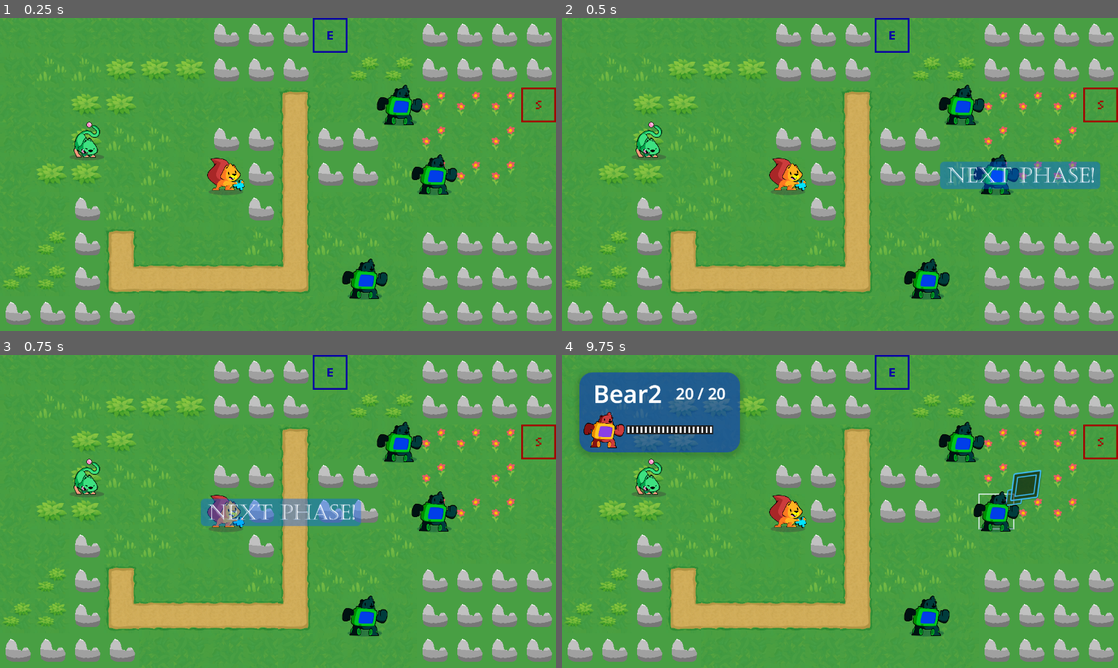
Above: before the commit, frames 1-4 (two rows, left to right).
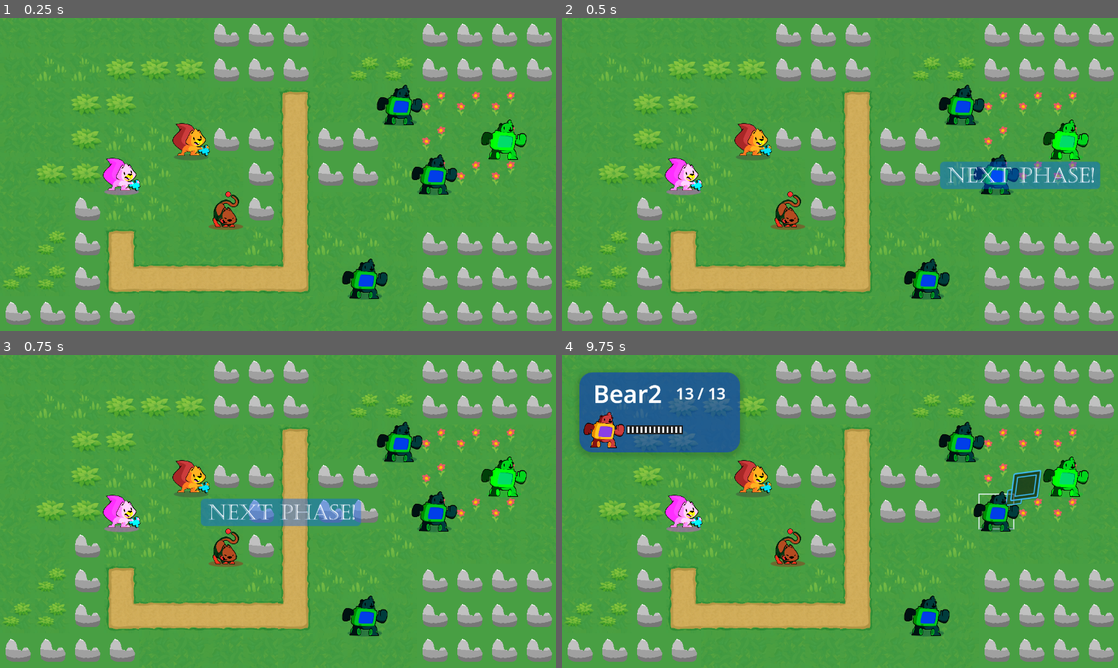
Above: after the commit, the same moments.

Repository: mojius/FarmStrategy
Game: Godot game, scene res://Main.tscn
Two runs of this game, one before a commit and one after it. Both use one fixed random seed, a clock stepped at 60 frames per second and the inputs below.
Inputs (mouse positions are in pixels of both pictures, inside the frame that each line leads up to):
- Up to frame 1 (0.25 s): no input
- Up to frame 2 (0.5 s): no input
- Up to frame 3 (0.75 s): move the mouse to (400, 495) at 0.52 s; press the mouse at (400, 495) at 0.53 s; hold Right (ui_right) from 0.53 s (still down)
- Up to frame 4 (9.75 s): tap Space (ui_accept) at 0.77, 1.52, 2.75, 3.02, 3.5, 3.77, 4.25, 4.52, 5, 5.75, 6.02, 6.77, 7.52, 9.02 s; move the mouse to (728, 527) at 1.27 s; release Right (ui_right) at 1.28 s; release the mouse at (728, 527) at 1.28 s; hold Down (ui_down) 1.28-2.03 s; click (728, 527) at 1.35 s; tap Enter at 2 s; move the mouse to (895, 442) at 2.02 s; hold Right (ui_right) 2.03-2.78 s; hold , (flop_language) 2.03-2.78 s; click (895, 442) at 2.3 s; move the mouse to (812, 574) at 2.77 s; hold Up (ui_up) 2.78-3.53 s; click (812, 574) at 2.85 s; move the mouse to (1006, 558) at 3.52 s; press the mouse at (1006, 558) at 3.53 s; hold Left (ui_left) 3.53-5.03 s; tap Escape (ui_cancel) at 4.15 s; move the mouse to (673, 464) at 4.27 s; release the mouse at (673, 464) at 4.28 s; tap , (flop_language) at 4.35, 8.85 s; click (673, 464) at 4.55 s; move the mouse to (867, 511) at 5.02 s; press the mouse at (867, 511) at 5.03 s; hold Down (ui_down) 5.03-5.78 s; move the mouse to (756, 433) at 5.77 s; release the mouse at (756, 433) at 5.78 s; hold Right (ui_right) 5.78-6.53 s; click (756, 433) at 5.85 s; move the mouse to (962, 495) at 6.52 s; hold Up (ui_up) 6.53-7.28 s; hold , (flop_language) 6.53-7.28 s; click (962, 495) at 6.8 s; move the mouse to (728, 527) at 7.27 s; hold Right (ui_right) 7.28-8.03 s; click (728, 527) at 7.35 s; move the mouse to (895, 442) at 8.02 s; press the mouse at (895, 442) at 8.03 s; hold Down (ui_down) 8.03-8.78 s; move the mouse to (812, 574) at 8.77 s; release the mouse at (812, 574) at 8.78 s; hold Left (ui_left) 8.78-9.53 s; click (812, 574) at 9.05 s; move the mouse to (1006, 558) at 9.52 s; press the mouse at (1006, 558) at 9.53 s; hold Up (ui_up) from 9.53 s (still down)

The runs differ from the first frame. In frame 1, 3.5% of the frame differs, in the area x 12-100%, y 0-68%; in frame 2, 3.5%; in frame 3, 3.4%; in frame 4, 3.7%.

Commit message:
Moved units, the test map around

Diff:
--- a/CMPM171-Group6/Combat/CombatObject.gd
+++ b/CMPM171-Group6/Combat/CombatObject.gd
@@ -82,6 +82,8 @@
 	var reversed := health_points.get_children()
 	reversed.reverse()
 
+
+	# Chip off health while you chip off the active elements.
 	for element in reversed:
 		if element.texture.current_frame == 0: continue
 		if damage == -1: break
--- a/CMPM171-Group6/GameBoard/GameBoard.gd
+++ b/CMPM171-Group6/GameBoard/GameBoard.gd
@@ -329,7 +329,7 @@
 		var _patrol_start = _active_unit.find_child("Start")
 		var _patrol_end = _active_unit.find_child("End")
 		var _patroling = false
-		if(_patrol_start!=null and _patrol_end!=null and path.size() == 9999):
+		if(_patrol_start and _patrol_end):
 			_patroling = true
 			var _nearest_cell
 			if(!_patrol_start.visited):
--- a/CMPM171-Group6/Main.tscn
+++ b/CMPM171-Group6/Main.tscn
@@ -3,61 +3,77 @@
 [ext_resource type="PackedScene" uid="uid://de53ukdqyusan" path="res://Background/Map.tscn" id="1_khjdm"]
 [ext_resource type="Script" path="res://GameBoard/GameBoard.gd" id="2_hx4vu"]
 [ext_resource type="PackedScene" uid="uid://8rtjsul3c7ym" path="res://Units/Unit.tscn" id="2_n3f5l"]
-[ext_resource type="PackedScene" uid="uid://cefp73bur6v0t" path="res://UnitOverlay/UnitOverlay.tscn" id="4_sf86o"]
+[ext_resource type="PackedScene" uid="uid://cefp73bur6v0t" path="res://Units/UnitOverlay/UnitOverlay.tscn" id="4_sf86o"]
 [ext_resource type="PackedScene" uid="uid://bmuue0dlmkw5u" path="res://GameBoard/Cursor/Cursor.tscn" id="4_xbrol"]
 [ext_resource type="PackedScene" uid="uid://bxbdtgea1xr7" path="res://GameBoard/UnitPath.tscn" id="6_xwtul"]
 [ext_resource type="Texture2D" uid="uid://ck05qwlp8ti8h" path="res://Units/squirrel.png" id="8_bib8g"]
 [ext_resource type="Texture2D" uid="uid://b8ihnph4238fy" path="res://Units/bear.png" id="8_r13vx"]
 [ext_resource type="Texture2D" uid="uid://bncyyswwdl0lc" path="res://Units/bugcat.png" id="9_mrwsr"]
 [ext_resource type="Script" path="res://Units/Stats.gd" id="10_6aeo4"]
-[ext_resource type="PackedScene" uid="uid://bnrnasnqnj55b" path="res://UnitChildren/unit_patrol_start.tscn" id="11_ef84u"]
 [ext_resource type="PackedScene" uid="uid://cfemajau2fdnq" path="res://UI/HighlightInfoUI.tscn" id="11_o3oh6"]
-[ext_resource type="PackedScene" uid="uid://c45u5heig8e6k" path="res://UnitChildren/unit_patrol_end.tscn" id="12_i3ggw"]
 
-[sub_resource type="Resource" id="Resource_s0pxj"]
+[sub_resource type="Resource" id="Resource_dyqpy"]
 resource_local_to_scene = true
 script = ExtResource("10_6aeo4")
-max_hp = 20
+max_hp = 19
 hp_override = false
 override = 2
-attack = 8
-defense = 4
+attack = 5
+defense = 1
 
-[sub_resource type="Resource" id="Resource_ti4hd"]
+[sub_resource type="Resource" id="Resource_3hoi8"]
+resource_local_to_scene = true
+script = ExtResource("10_6aeo4")
+max_hp = 15
+hp_override = false
+override = 2
+attack = 7
+defense = 2
+
+[sub_resource type="Resource" id="Resource_hgu4f"]
+resource_local_to_scene = true
+script = ExtResource("10_6aeo4")
+max_hp = 18
+hp_override = false
+override = 0
+attack = 4
+defense = 3
+
+[sub_resource type="Resource" id="Resource_d073m"]
 resource_local_to_scene = true
 script = ExtResource("10_6aeo4")
 max_hp = 20
 hp_override = true
-override = 5
+override = 14
 attack = 3
 defense = 2
 
-[sub_resource type="Resource" id="Resource_8bd0u"]
+[sub_resource type="Resource" id="Resource_6frqt"]
 resource_local_to_scene = true
 script = ExtResource("10_6aeo4")
-max_hp = 20
+max_hp = 14
+hp_override = false
+override = 0
+attack = 7
+defense = 4
+
+[sub_resource type="Resource" id="Resource_jl5y0"]
+resource_local_to_scene = true
+script = ExtResource("10_6aeo4")
+max_hp = 13
 hp_override = false
 override = 1
-attack = 5
-defense = 4
+attack = 4
+defense = 2
 
-[sub_resource type="Resource" id="Resource_8ew1f"]
+[sub_resource type="Resource" id="Resource_tcesk"]
 resource_local_to_scene = true
 script = ExtResource("10_6aeo4")
-max_hp = 20
+max_hp = 13
 hp_override = false
 override = 1
-attack = 5
-defense = 4
-
-[sub_resource type="Resource" id="Resource_gsnd7"]
-resource_local_to_scene = true
-script = ExtResource("10_6aeo4")
-max_hp = 20
-hp_override = false
-override = 0
-attack = 8
-defense = 4
+attack = 4
+defense = 2
 
 [node name="Main" type="Node2D"]
 
@@ -80,29 +96,48 @@
 [node name="UnitPathArrow" parent="GameBoard" instance=ExtResource("6_xwtul")]
 
 [node name="Skwele" parent="GameBoard" instance=ExtResource("2_n3f5l")]
-position = Vector2(520, 360)
-stats = SubResource("Resource_s0pxj")
+position = Vector2(440, 280)
+stats = SubResource("Resource_dyqpy")
+move_range = 7
 skin = ExtResource("8_bib8g")
+move_speed = 500
+
+[node name="Skwele2" parent="GameBoard" instance=ExtResource("2_n3f5l")]
+modulate = Color(4.142, 1.183, 8.876, 1)
+position = Vector2(280, 360)
+stats = SubResource("Resource_3hoi8")
+skin = ExtResource("8_bib8g")
+move_speed = 500
+
+[node name="Kitty" parent="GameBoard" instance=ExtResource("2_n3f5l")]
+modulate = Color(2.959, 0.331, 0.248, 1)
+position = Vector2(520, 440)
+stats = SubResource("Resource_hgu4f")
+move_range = 5
+skin = ExtResource("9_mrwsr")
 move_speed = 500
 
 [node name="Bear" parent="GameBoard" instance=ExtResource("2_n3f5l")]
 modulate = Color(0, 1, 1, 1)
 position = Vector2(920, 200)
-stats = SubResource("Resource_ti4hd")
+stats = SubResource("Resource_d073m")
 _faction = "Enemy"
 skin = ExtResource("8_r13vx")
 move_speed = 500
 
-[node name="Start" parent="GameBoard/Bear" instance=ExtResource("11_ef84u")]
-position = Vector2(1240, 200)
-
-[node name="End" parent="GameBoard/Bear" instance=ExtResource("12_i3ggw")]
-position = Vector2(760, 40)
+[node name="Bear4" parent="GameBoard" instance=ExtResource("2_n3f5l")]
+modulate = Color(0, 3.55, 0.456, 1)
+position = Vector2(1160, 280)
+stats = SubResource("Resource_6frqt")
+move_range = 1
+_faction = "Enemy"
+skin = ExtResource("8_r13vx")
+move_speed = 500
 
 [node name="Bear2" parent="GameBoard" instance=ExtResource("2_n3f5l")]
 modulate = Color(0, 1, 1, 1)
 position = Vector2(1000, 360)
-stats = SubResource("Resource_8bd0u")
+stats = SubResource("Resource_jl5y0")
 _faction = "Enemy"
 skin = ExtResource("8_r13vx")
 move_speed = 500
@@ -110,15 +145,9 @@
 [node name="Bear3" parent="GameBoard" instance=ExtResource("2_n3f5l")]
 modulate = Color(0, 1, 1, 1)
 position = Vector2(840, 600)
-stats = SubResource("Resource_8ew1f")
+stats = SubResource("Resource_tcesk")
 _faction = "Enemy"
 skin = ExtResource("8_r13vx")
-move_speed = 500
-
-[node name="Kitty" parent="GameBoard" instance=ExtResource("2_n3f5l")]
-position = Vector2(200, 280)
-stats = SubResource("Resource_gsnd7")
-skin = ExtResource("9_mrwsr")
 move_speed = 500
 
 [connection signal="cursor_enable" from="GameBoard" to="GameBoard/Cursor" method="_on_game_board_cursor_enable"]
--- a/CMPM171-Group6/UnitChildren/unit_patrol_end.tscn
+++ /dev/null
@@ -1,9 +0,0 @@
-[gd_scene load_steps=3 format=3 uid="uid://c45u5heig8e6k"]
-
-[ext_resource type="Texture2D" uid="uid://b240dphd2ev2m" path="res://UnitChildren/Patrol_End.png" id="2_7cah6"]
-[ext_resource type="Script" path="res://UnitChildren/PatrolPoint.gd" id="2_p2pfc"]
-
-[node name="End" type="Sprite2D"]
-top_level = true
-texture = ExtResource("2_7cah6")
-script = ExtResource("2_p2pfc")
--- a/CMPM171-Group6/UnitChildren/unit_patrol_start.tscn
+++ /dev/null
@@ -1,9 +0,0 @@
-[gd_scene load_steps=3 format=3 uid="uid://bnrnasnqnj55b"]
-
-[ext_resource type="Texture2D" uid="uid://1ginoal22uq3" path="res://UnitChildren/Patrol_Start.png" id="1_qdgxo"]
-[ext_resource type="Script" path="res://UnitChildren/PatrolPoint.gd" id="2_lhb8s"]
-
-[node name="Start" type="Sprite2D"]
-top_level = true
-texture = ExtResource("1_qdgxo")
-script = ExtResource("2_lhb8s")
--- a/CMPM171-Group6/UnitChildren/PatrolPoint.gd
+++ b/CMPM171-Group6/Units/UnitChildren/PatrolPoint.gd
@@ -9,6 +9,7 @@
 @export var cell := Vector2.ZERO : set = set_cell
 
 func _ready():
+	hide()
 	# The following lines initialize the `cell` property and snap the unit to the cell's center on the map.
 	self.cell = grid.calculate_grid_coordinates(position)
 	position = grid.calculate_map_position(cell)
--- /dev/null
+++ b/CMPM171-Group6/Units/UnitChildren/unit_patrol_end.tscn
@@ -0,0 +1,9 @@
+[gd_scene load_steps=3 format=3 uid="uid://c45u5heig8e6k"]
+
+[ext_resource type="Texture2D" uid="uid://b240dphd2ev2m" path="res://Units/UnitChildren/Patrol_End.png" id="2_7cah6"]
+[ext_resource type="Script" path="res://Units/UnitChildren/PatrolPoint.gd" id="2_p2pfc"]
+
+[node name="End" type="Sprite2D"]
+top_level = true
+texture = ExtResource("2_7cah6")
+script = ExtResource("2_p2pfc")
--- /dev/null
+++ b/CMPM171-Group6/Units/UnitChildren/unit_patrol_start.tscn
@@ -0,0 +1,9 @@
+[gd_scene load_steps=3 format=3 uid="uid://bnrnasnqnj55b"]
+
+[ext_resource type="Texture2D" uid="uid://1ginoal22uq3" path="res://Units/UnitChildren/Patrol_Start.png" id="1_qdgxo"]
+[ext_resource type="Script" path="res://Units/UnitChildren/PatrolPoint.gd" id="2_lhb8s"]
+
+[node name="Start" type="Sprite2D"]
+top_level = true
+texture = ExtResource("1_qdgxo")
+script = ExtResource("2_lhb8s")
--- a/CMPM171-Group6/UnitOverlay/UnitOverlay.tscn
+++ b/CMPM171-Group6/Units/UnitOverlay/UnitOverlay.tscn
@@ -1,7 +1,7 @@
 [gd_scene load_steps=3 format=3 uid="uid://cefp73bur6v0t"]
 
-[ext_resource type="TileSet" uid="uid://di831spkp4ue6" path="res://UnitOverlay/unit_overlay_tileset.tres" id="1_1g43v"]
-[ext_resource type="Script" path="res://UnitOverlay/UnitOverlay.gd" id="2_0aumy"]
+[ext_resource type="TileSet" uid="uid://di831spkp4ue6" path="res://Units/UnitOverlay/unit_overlay_tileset.tres" id="1_1g43v"]
+[ext_resource type="Script" path="res://Units/UnitOverlay/UnitOverlay.gd" id="2_0aumy"]
 
 [node name="UnitOverlay" type="TileMap"]
 modulate = Color(1, 1, 1, 0.501961)
--- a/CMPM171-Group6/UnitOverlay/unit_overlay_tileset.tres
+++ b/CMPM171-Group6/Units/UnitOverlay/unit_overlay_tileset.tres
@@ -1,6 +1,6 @@
 [gd_resource type="TileSet" load_steps=3 format=3 uid="uid://di831spkp4ue6"]
 
-[ext_resource type="Texture2D" uid="uid://r6e41u7pvjcx" path="res://UnitOverlay/tileset_unit_overlay.svg" id="1"]
+[ext_resource type="Texture2D" uid="uid://r6e41u7pvjcx" path="res://Units/UnitOverlay/tileset_unit_overlay.svg" id="1"]
 
 [sub_resource type="TileSetAtlasSource" id="TileSetAtlasSource_qee3y"]
 texture = ExtResource("1")
--- a/CMPM171-Group6/project.godot
+++ b/CMPM171-Group6/project.godot
@@ -31,6 +31,13 @@
 "deadzone": 0.5,
 "events": [Object(InputEventJoypadButton,"resource_local_to_scene":false,"resource_name":"","device":0,"button_index":3,"pressure":0.0,"pressed":false,"script":null)
 , Object(InputEventKey,"resource_local_to_scene":false,"resource_name":"","device":-1,"window_id":0,"alt_pressed":false,"shift_pressed":false,"ctrl_pressed":false,"meta_pressed":false,"pressed":false,"keycode":4194325,"physical_keycode":0,"key_label":0,"unicode":0,"echo":false,"script":null)
+, Object(InputEventMouseButton,"resource_local_to_scene":false,"resource_name":"","device":-1,"window_id":0,"alt_pressed":false,"shift_pressed":false,"ctrl_pressed":false,"meta_pressed":false,"button_mask":0,"position":Vector2(0, 0),"global_position":Vector2(0, 0),"factor":1.0,"button_index":3,"canceled":false,"pressed":false,"double_click":false,"script":null)
+]
+}
+ui_cancel={
+"deadzone": 0.5,
+"events": [Object(InputEventKey,"resource_local_to_scene":false,"resource_name":"","device":0,"window_id":0,"alt_pressed":false,"shift_pressed":false,"ctrl_pressed":false,"meta_pressed":false,"pressed":false,"keycode":4194305,"physical_keycode":0,"key_label":0,"unicode":0,"echo":false,"script":null)
+, Object(InputEventMouseButton,"resource_local_to_scene":false,"resource_name":"","device":-1,"window_id":0,"alt_pressed":false,"shift_pressed":false,"ctrl_pressed":false,"meta_pressed":false,"button_mask":0,"position":Vector2(0, 0),"global_position":Vector2(0, 0),"factor":1.0,"button_index":2,"canceled":false,"pressed":false,"double_click":false,"script":null)
 ]
 }
 ui_left={
Binary file changed: CMPM171-Group6/CMPM 171 LOCALIZATION - Sheet1.en.translation
Binary file changed: CMPM171-Group6/CMPM 171 LOCALIZATION - Sheet1.hs.translation
Renamed: CMPM171-Group6/UnitChildren/Patrol_End.png -> CMPM171-Group6/Units/UnitChildren/Patrol_End.png
Not shown, changed: CMPM171-Group6/Units/UnitChildren/Patrol_End.png.import
Renamed: CMPM171-Group6/UnitChildren/Patrol_Start.png -> CMPM171-Group6/Units/UnitChildren/Patrol_Start.png
Not shown, changed: CMPM171-Group6/Units/UnitChildren/Patrol_Start.png.import
Renamed: CMPM171-Group6/UnitOverlay/UnitOverlay.gd -> CMPM171-Group6/Units/UnitOverlay/UnitOverlay.gd
Renamed: CMPM171-Group6/UnitOverlay/tileset_unit_overlay.svg -> CMPM171-Group6/Units/UnitOverlay/tileset_unit_overlay.svg
Not shown, changed: CMPM171-Group6/Units/UnitOverlay/tileset_unit_overlay.svg.import
